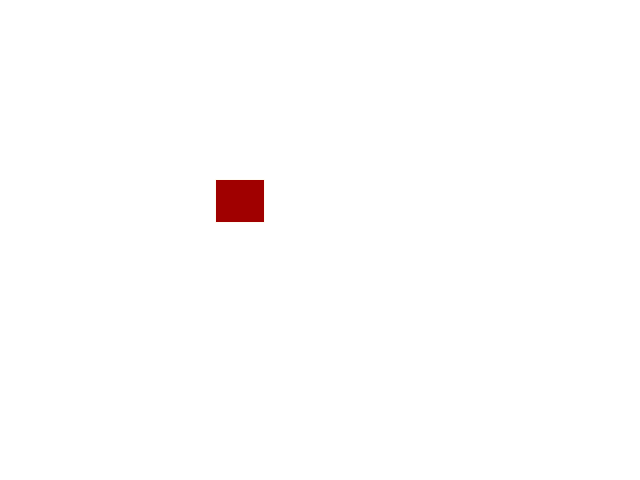
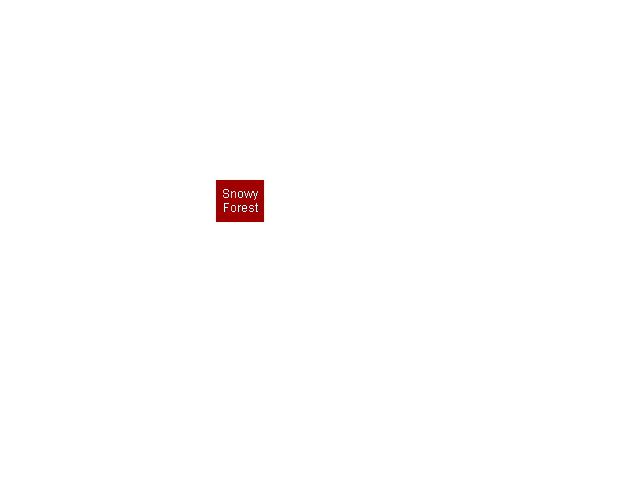
The second (640, 480) image is a revision of the first. Changes to its layers:
added layer "Snowy ..." above "tz北11.png" over (223, 189, 258, 212)
showed "Pasted Layer" over (223, 193, 258, 212)
